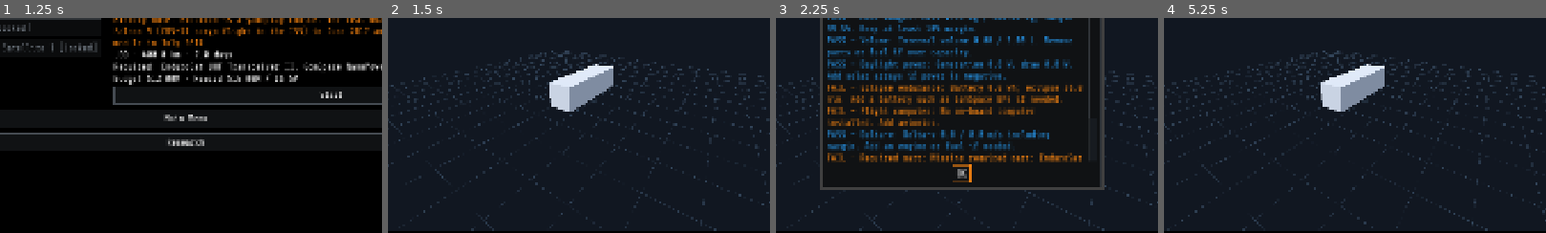
Above: before the commit, frames 1-4 (left to right).
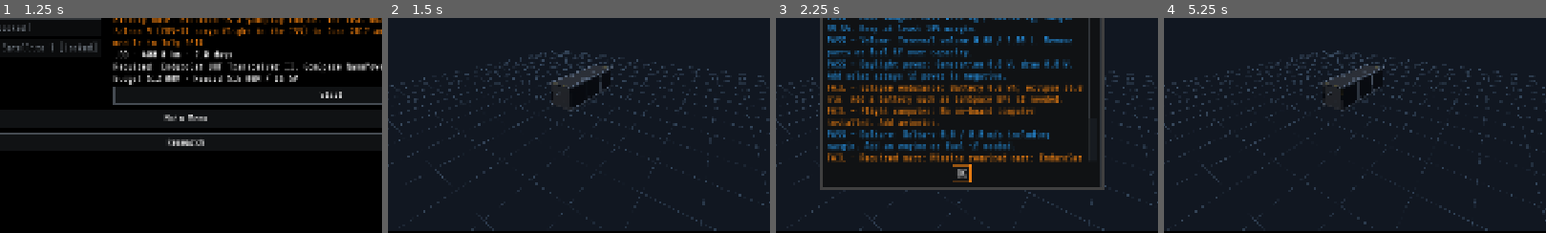
Above: after the commit, the same moments.

Repository: jahinhossain8573/spacebound
Game: Godot game, scene res://scenes/MainMenu.tscn
Two runs of this game, one before a commit and one after it. Both use one fixed random seed, a clock stepped at 60 frames per second and the inputs below.
Inputs:
- Up to frame 1 (1.25 s): click "NEW CAMPAIGN" at 0.5 s
- Up to frame 2 (1.5 s): click "Start" at 1.25 s
- Up to frame 3 (2.25 s): click "Run Readiness Review" at 2 s
- Up to frame 4 (5.25 s): click "NewSpace Fine Sun Sensor 0.08…" at 2.75 s; click "NewSpace Fine Sun Sensor 0.08…" at 3.5 s; click "OK" at 4.25 s; click "POWER [show/hide]" at 5 s
The pictures show only the part of the screen within x 26-76%, y 24-74%; the shares and areas given below are measured in that part.

Frame 1 is identical in both runs. In frame 2, 2.5% of the frame differs, in the area x 42-59%, y 21-44%; in frame 3, less than 0.1%; in frame 4, 2.5%.

Commit message:
Load models in the Workshop and launch scene
The Workshop shows the bus model and places part models at its attachment points through SpacecraftAssembly, falling back to primitives per part. The launch scene uses the launcher model for staging, fairing separation and exhaust flames, carries the player's spacecraft on payload_mount and deploys it at orbit insertion. Cameras follow the remaining stack after staging, and 3D scenes use a sky for reflections.

Co-authored-by: Cursor <cursoragent@cursor.com>

Diff:
--- a/scripts/FlightView.gd
+++ b/scripts/FlightView.gd
@@ -375,7 +375,7 @@
 		_camera.far = 100000000.0 if _map_view else 2000000.0
 	var target := _marker.position if _camera_mode == "Spacecraft" else Vector3.ZERO
 	if is_instance_valid(_shared_rocket):
-		target = _shared_rocket.position + Vector3(0, shared_launch.rocket_height * 0.5, 0) if _camera_mode == "Spacecraft" else _shared_center
+		target = shared_launch.focus_point() if _camera_mode == "Spacecraft" else _shared_center
 	_camera.position = target + Vector3(sin(_yaw)*cos(_pitch),sin(_pitch),cos(_yaw)*cos(_pitch)) * _distance
 	_camera.look_at(target, Vector3.UP)
 
@@ -389,7 +389,7 @@
 		if event.pressed: _view.grab_focus()
 		if event.button_index == MOUSE_BUTTON_RIGHT: _dragging = event.pressed
 		elif event.pressed and event.button_index in [MOUSE_BUTTON_WHEEL_UP, MOUSE_BUTTON_WHEEL_DOWN]:
-			_distance = clampf(_distance * (0.9 if event.button_index == MOUSE_BUTTON_WHEEL_UP else 1.1), 5.0 if shared_launch != null else 0.06, 100000000.0 if shared_launch != null else 5000.0)
+			_distance = clampf(_distance * (0.9 if event.button_index == MOUSE_BUTTON_WHEEL_UP else 1.1), 1.5 if shared_launch != null else 0.06, 100000000.0 if shared_launch != null else 5000.0)
 	elif event is InputEventMouseMotion and _dragging:
 		_yaw -= event.relative.x * 0.01
 		_pitch = clampf(_pitch + event.relative.y * 0.01, -1.4, 1.4)
--- a/scripts/Launch.gd
+++ b/scripts/Launch.gd
@@ -2,6 +2,8 @@
 
 const ASCENT_SECONDS := 15.0
 const MISSION_OBJECTIVES = preload("res://scripts/MissionObjectives.gd")
+const MODEL_LIBRARY = preload("res://scripts/ModelLibrary.gd")
+const SPACECRAFT = preload("res://scripts/SpacecraftAssembly.gd")
 var rng := RandomNumberGenerator.new()
 var countdown := 10.0
 var elapsed := 0.0
@@ -14,11 +16,16 @@
 var can_skip := false
 var reliability := 0.0
 var rocket_height := 18.0
+## Height above the rocket's base that the camera looks at; it rises to the upper stack at staging.
+var focus_height := 9.0
+var _upper_focus := 13.5
 var _root3d: Node3D
 var _rocket: Node3D
 var _stage: Node3D
 var _fairing_left: Node3D
 var _fairing_right: Node3D
+var _upper_flame: MeshInstance3D
+var _payload: Node3D
 var _camera: Camera3D
 var _flash: MeshInstance3D
 var _status: Label
@@ -62,6 +69,8 @@
 		return
 	can_skip = GameManager.has_launched_once
 	rocket_height = {"launcher_electron":18.0, "launcher_vega_c":35.0, "launcher_falcon_9":70.0}.get(build.launcher.id, 18.0)
+	focus_height = rocket_height * 0.5
+	_upper_focus = rocket_height * 0.75
 	rng.randomize()
 	_create_world()
 
@@ -149,6 +158,7 @@
 	env.environment.ambient_light_source = Environment.AMBIENT_SOURCE_COLOR
 	env.environment.ambient_light_color = Color("8192a8")
 	env.environment.ambient_light_energy = 0.7
+	MODEL_LIBRARY.use_sky_reflections(env.environment)
 	_root3d.add_child(env)
 	var light := DirectionalLight3D.new()
 	light.rotation_degrees = Vector3(-45,-25,0)
@@ -166,10 +176,67 @@
 	_station = Node3D.new()
 	_station.name = "LaunchStation"
 	_root3d.add_child(_station)
-	_box(_station, Vector3(35, 1, 35), Vector3(0,-1,0), Color("454f5b"))
+	_box(_station, Vector3(35, 1, 35), Vector3(0,-0.5,0), Color("454f5b"))
 	_box(_station, Vector3(2, rocket_height*0.85, 2), Vector3(-rocket_height*0.16,rocket_height*0.425,0), Color("596675"))
 	_rocket = Node3D.new()
 	_root3d.add_child(_rocket)
+	var build: Dictionary = GameManager.current_build
+	var model := MODEL_LIBRARY.instantiate("launchers", build.launcher.id)
+	if model:
+		_assemble_model_rocket(model, build)
+	else:
+		_assemble_primitive_rocket()
+	_flash = MeshInstance3D.new()
+	var flash_mesh := SphereMesh.new()
+	flash_mesh.radius = rocket_height * 0.045
+	flash_mesh.height = rocket_height * 0.09
+	_flash.mesh = flash_mesh
+	_flash.material_override = _material(Color("ffb300"), true)
+	_flash.visible = false
+	_root3d.add_child(_flash)
+	_camera = Camera3D.new()
+	_camera.current = true
+	_camera.near = 0.5
+	_camera.far = 2000000.0
+	_root3d.add_child(_camera)
+	_update_camera()
+
+## Separable sections come from the launcher model; the first stage and interstage fall away
+## together, and the player's spacecraft rides on payload_mount.
+func _assemble_model_rocket(model: Node3D, build: Dictionary) -> void:
+	_rocket.add_child(model)
+	_stage = Node3D.new()
+	_rocket.add_child(_stage)
+	for section in ["stage_1", "interstage"]:
+		var node := model.get_node_or_null(section)
+		if node:
+			node.reparent(_stage)
+	_fairing_left = model.get_node("fairing_left")
+	_fairing_right = model.get_node("fairing_right")
+	var upper_stage := model.get_node_or_null("stage_2") as Node3D
+	if upper_stage:
+		_upper_focus = (upper_stage.position.y + rocket_height) / 2.0
+	_add_flame(_stage, _stage.find_child("exhaust_stage_1", true, false) as Node3D).name = "Flame"
+	var upper := model.find_child("exhaust_stage_2", true, false) as Node3D
+	if upper:
+		_upper_flame = _add_flame(upper.get_parent() as Node3D, upper, 0.35)
+	var mount := model.find_child("payload_mount", true, false) as Node3D
+	_payload = SPACECRAFT.build(build.bus, build.installed_components)
+	if mount and _payload:
+		_payload.name = "Payload"
+		mount.add_child(_payload)
+		_payload.transform = Transform3D(Basis(Vector3.RIGHT, -PI / 2.0), Vector3(0, SPACECRAFT.dimensions_of(build.bus).z / 2.0, 0))
+
+func _add_flame(parent: Node3D, exhaust: Node3D, size := 1.0) -> MeshInstance3D:
+	var height := rocket_height * 0.12 * size
+	var flame := _cylinder(parent, rocket_height * 0.027 * size, height, 0.0, Color("ffb300"), true)
+	flame.position = parent.to_local(exhaust.global_position) + Vector3(0, -height / 2.0, 0)
+	flame.rotation.z = PI
+	flame.material_override = _material(Color("ffb300"), true)
+	flame.visible = false
+	return flame
+
+func _assemble_primitive_rocket() -> void:
 	var radius := rocket_height * 0.045
 	_stage = Node3D.new()
 	_rocket.add_child(_stage)
@@ -192,20 +259,6 @@
 	flame.material_override = _material(Color("ffb300"), true)
 	flame.name = "Flame"
 	flame.visible = false
-	_flash = MeshInstance3D.new()
-	var flash_mesh := SphereMesh.new()
-	flash_mesh.radius = radius
-	flash_mesh.height = radius*2
-	_flash.mesh = flash_mesh
-	_flash.material_override = _material(Color("ffb300"), true)
-	_flash.visible = false
-	_root3d.add_child(_flash)
-	_camera = Camera3D.new()
-	_camera.current = true
-	_camera.near = 0.5
-	_camera.far = 2000000.0
-	_root3d.add_child(_camera)
-	_update_camera()
 
 func calculate_reliability(base: float, nodes: Array) -> float:
 	var result := base
@@ -295,6 +348,8 @@
 		stage_separated = true
 		_stage.reparent(_root3d, true)
 		_stage.get_node("Flame").visible = false
+		if _upper_flame: _upper_flame.visible = true
+		create_tween().tween_property(self, "focus_height", _upper_focus, 2.0)
 		create_tween().tween_property(_stage,"position:y",_stage.position.y-rocket_height*2,4.0)
 		_log("Stage separation nominal.", 6.0)
 	if not fairing_separated and time >= 0.6*ASCENT_SECONDS:
@@ -344,6 +399,10 @@
 	initial.arg_periapsis_rad = INSERTION_ANGLE
 	GameManager.initial_orbit = initial
 	_station.visible = false
+	if _upper_flame: _upper_flame.visible = false
+	if _payload:
+		for player: AnimationPlayer in _payload.find_children("*", "AnimationPlayer", true, false):
+			if player.has_animation("deploy"): player.play("deploy")
 	_handoff_to_flight()
 
 func _handoff_to_flight() -> void:
@@ -362,8 +421,11 @@
 	var seconds := int(elapsed if at < 0 else at)
 	GameManager.last_result.flight_log.append("T+%02d:%02d %s" % [seconds / 60, seconds % 60, message])
 
+func focus_point() -> Vector3:
+	return _rocket.transform * Vector3(0, focus_height, 0)
+
 func _update_camera() -> void:
-	var target := _rocket.position + Vector3(0,rocket_height*0.5,0)
+	var target := focus_point()
 	_camera.position = target + Vector3(sin(_camera_yaw)*cos(_camera_pitch), sin(_camera_pitch), cos(_camera_yaw)*cos(_camera_pitch)) * rocket_height * _camera_distance
 	_camera.look_at(target,Vector3.UP)
 
--- a/scripts/ModelLibrary.gd
+++ b/scripts/ModelLibrary.gd
@@ -14,3 +14,15 @@
 		return null
 	var scene := load(path_for(category, id)) as PackedScene
 	return scene.instantiate() as Node3D if scene else null
+
+## Metallic materials look black with nothing to reflect; a sky lights reflections while the
+## background stays a flat colour.
+static func use_sky_reflections(environment: Environment) -> void:
+	var sky_material := ProceduralSkyMaterial.new()
+	sky_material.sky_top_color = Color("6f86a6")
+	sky_material.sky_horizon_color = Color("b8c4d4")
+	sky_material.ground_horizon_color = Color("6d7480")
+	sky_material.ground_bottom_color = Color("1b1f26")
+	environment.sky = Sky.new()
+	environment.sky.sky_material = sky_material
+	environment.reflected_light_source = Environment.REFLECTION_SOURCE_SKY
--- /dev/null
+++ b/scripts/SpacecraftAssembly.gd
@@ -0,0 +1,76 @@
+extends RefCounted
+
+## Places part models on a bus's attachment points. Comms go on top, instruments on the front,
+## engines and landing gear underneath, and solar wings at the hinges (SPA-9); each part takes the
+## first free mount in its list.
+
+const MODEL_LIBRARY = preload("res://scripts/ModelLibrary.gd")
+const MOUNTS := ["mount_top", "mount_bottom", "mount_front", "mount_back", "mount_left", "mount_right", "array_hinge_left", "array_hinge_right", "engine_mount"]
+const LONG_FACES := ["mount_left", "mount_right", "mount_top", "mount_bottom"]
+const END_PLATES := ["com_endurosat_uhf"]
+const P31U := "pwr_gomspace_p31u"
+const P31U_FIT := Vector2(0.017, 0.04)
+
+## The spacecraft built from models, in metres with the bus centred on the origin, or null when
+## the bus has no model yet.
+static func build(bus: Dictionary, parts: Array) -> Node3D:
+	var root := MODEL_LIBRARY.instantiate("buses", bus.id)
+	if root == null:
+		return null
+	var mounts := mounts_of(root)
+	var occupied := {}
+	for part: Dictionary in parts:
+		for instance in place_part(part, mounts, occupied, dimensions_of(bus)):
+			root.add_child(instance)
+	return root
+
+static func mounts_of(bus_root: Node3D) -> Dictionary:
+	var mounts := {}
+	for mount_name in MOUNTS:
+		var node := bus_root.get_node_or_null(mount_name) as Node3D
+		if node:
+			mounts[mount_name] = node
+	return mounts
+
+static func dimensions_of(bus: Dictionary) -> Vector3:
+	var dims: Array = bus.dimensionsMeters
+	return Vector3(dims[0], dims[1], dims[2])
+
+## Returns the part's model instances positioned in the mounts' parent space, and marks the mounts
+## they use in occupied. Returns an empty array when the part has no model or no mount is free.
+static func place_part(part: Dictionary, mounts: Dictionary, occupied: Dictionary, dimensions: Vector3) -> Array[Node3D]:
+	var placed: Array[Node3D] = []
+	if not MODEL_LIBRARY.has_model("parts", part.id):
+		return placed
+	var wanted := 2 if part.id == P31U or _is_wing(part) else 1
+	for mount_name in _preferred_mounts(part):
+		if placed.size() == wanted:
+			break
+		if occupied.has(mount_name) or not mounts.has(mount_name):
+			continue
+		var instance := MODEL_LIBRARY.instantiate("parts", part.id)
+		instance.transform = (mounts[mount_name] as Node3D).transform
+		if part.id == P31U:
+			var width := dimensions.x if mount_name in ["mount_top", "mount_bottom"] else dimensions.y
+			instance.transform = instance.transform.scaled_local(Vector3((width - P31U_FIT.x) / 0.083, 1.0, (dimensions.z - P31U_FIT.y) / 0.30))
+		occupied[mount_name] = true
+		placed.append(instance)
+	return placed
+
+static func _is_wing(part: Dictionary) -> bool:
+	return part.subsystem == "power" and part.powerGenWatts > 0 and part.isExternal
+
+static func _preferred_mounts(part: Dictionary) -> Array:
+	if part.id == P31U:
+		return LONG_FACES
+	if part.id in END_PLATES:
+		return ["mount_front", "mount_back"]
+	if part.get("thrustNewtons", 0.0) > 0.0:
+		return ["engine_mount"]
+	if _is_wing(part):
+		return ["array_hinge_left", "array_hinge_right"]
+	match part.subsystem:
+		"comms": return ["mount_top", "mount_front", "mount_back"]
+		"instrument": return ["mount_front", "mount_back", "mount_bottom"]
+		"landing": return ["mount_bottom"]
+	return ["mount_top", "mount_front", "mount_back", "mount_bottom"]
--- a/scripts/Workshop.gd
+++ b/scripts/Workshop.gd
@@ -27,6 +27,9 @@
 var _dragging := false
 var _dimensions := Vector3.ONE
 var _stats_helper = preload("res://scripts/BuildStats.gd").new()
+const MODEL_LIBRARY = preload("res://scripts/ModelLibrary.gd")
+const SPACECRAFT = preload("res://scripts/SpacecraftAssembly.gd")
+var _mounts: Dictionary = {}
 var _telemetry: VBoxContainer
 var _launch: Button
 var _notice: Label
@@ -203,6 +206,7 @@
 	environment.ambient_light_source = Environment.AMBIENT_SOURCE_COLOR
 	environment.ambient_light_color = Color("b4c2d9")
 	environment.ambient_light_energy = 0.7
+	MODEL_LIBRARY.use_sky_reflections(environment)
 	env.environment = environment
 	world.add_child(env)
 	var light := DirectionalLight3D.new()
@@ -228,13 +232,21 @@
 	_craft = Node3D.new()
 	_craft.scale = Vector3.ONE * (2.0 / maxf(_dimensions.x, maxf(_dimensions.y, _dimensions.z)))
 	world.add_child(_craft)
+	_attachments = Node3D.new()
+	_attachments.name = "Attachments"
+	var model := MODEL_LIBRARY.instantiate("buses", bus.id)
+	if model:
+		model.name = "Bus"
+		_craft.add_child(model)
+		_craft.add_child(_attachments)
+		_mounts = SPACECRAFT.mounts_of(model)
+		_reset_camera()
+		return
 	var box := CSGBox3D.new()
 	box.name = "Bus"
 	box.size = _dimensions
 	box.material = _material(Color("d5d9de"))
 	_craft.add_child(box)
-	_attachments = Node3D.new()
-	_attachments.name = "Attachments"
 	_craft.add_child(_attachments)
 	for marker in {"mount_top": Vector3(0, _dimensions.y/2, 0), "mount_bottom": Vector3(0, -_dimensions.y/2, 0), "mount_fr …(334 unchanged characters)…
 		var point := Marker3D.new()
@@ -251,6 +263,7 @@
 		elif marker in ["mount_right", "array_hinge_right"]:
 			point.rotation.z = -PI / 2.0
 		_craft.add_child(point)
+		_mounts[marker] = point
 	_reset_camera()
 
 func _material(color: Color) -> StandardMaterial3D:
@@ -403,6 +416,7 @@
 		child.queue_free()
 	_visuals.clear()
 	var wing := 0
+	var occupied := {}
 	for i in installed_components.size():
 		var part := installed_components[i]
 		var visual := Node3D.new()
@@ -410,6 +424,11 @@
 		_attachments.add_child(visual)
 		_visuals.append(visual)
 		var d := _dimensions
+		var models := SPACECRAFT.place_part(part, _mounts, occupied, d)
+		for instance in models:
+			visual.add_child(instance)
+		if not models.is_empty():
+			continue
 		if part.id == "pwr_gomspace_p31u":
 			_box(visual, Vector3(d.x*0.85,d.y*0.85,d.z*0.03), Vector3(0,0,-d.z*0.52), Color("173f79"))
 			_box(visual, Vector3(d.x*0.85,d.y*0.85,d.z*0.03), Vector3(0,0,d.z*0.52), Color("173f79"))
--- a/tests/test_launch.gd
+++ b/tests/test_launch.gd
@@ -17,6 +17,8 @@
 	var launch = scene.instantiate()
 	root.add_child(launch)
 	launch.set_process(false)
+	check(launch._payload != null and launch._payload.get_parent().name == "payload_mount", "spacecraft rides on the Electron payload mount")
+	check(launch._stage.get_node_or_null("stage_1") != null and launch._stage.get_node_or_null("interstage") != null and launch._fairing_left.name == "fairing_left", "model sections drive staging")
 	check(is_equal_approx(launch.calculate_reliability(0.95,["L7","L8","L9"]),0.99), "reliability capped")
 	check(is_equal_approx(launch.calculate_reliability(0.88,["L7","L9"]),0.92), "owned reliability nodes")
 	manager.debug_disable_reliability = true
@@ -32,13 +34,15 @@
 	check(not launch._station.visible, "station disappears during ascent")
 	launch.advance_ascent(6.0)
 	check(launch.finished and manager.last_result.launched and manager.last_result.objectives[0].done and manager.initial_orbit.semi_major_axis_km == 6771.0 and manager.flight_elapsed_s == 15.0, "successful LEO handoff")
+	var antenna := launch._payload.find_child("AnimationPlayer", true, false) as AnimationPlayer
+	check(antenna.is_playing() and antenna.current_animation == "deploy", "antenna deploys at orbit insertion")
 	var shared = launch._flight
 	var rocket = launch._rocket
 	var camera = launch._camera
 	var position: Vector3 = rocket.position
 	var expected := Vector3(6771000.0 * sin(0.02), 6771000.0 * cos(0.02) - 6371000.0, 0)
 	check(position.distance_to(expected) < 2.0, "insertion matches ascent endpoint")
-	var target: Vector3 = position + Vector3(0, launch.rocket_height * 0.5, 0)
+	var target: Vector3 = launch.focus_point()
 	var camera_offset: Vector3 = Vector3(sin(launch._camera_yaw)*cos(launch._camera_pitch),sin(launch._camera_pitch),cos(launch._camera_yaw)*cos(launch._camera_pitch)) * launch.rocket_height * launch._camera_distance
 	check(camera.position.distance_to(target + camera_offset) < 2.0, "camera retains ascent framing")
 	check(shared != null and shared._view == launch._launch_view and shared._camera == camera and shared._shared_rocket == rocket, "orbit reuses launch world, spacecraft and camera")
--- a/tests/test_workshop.gd
+++ b/tests/test_workshop.gd
@@ -29,6 +29,9 @@
 	check(workshop.add_part("pwr_gomspace_p31u"), "duplicate panel")
 	check(workshop.add_part("com_endurosat_uhf") and workshop.add_part("av_gomspace_a3200") and workshop.add_part("pwr_gomspace_bp4"), "add mission 1 parts")
 	check(workshop.installed_components.size() == 5 and changes == 5, "add signals")
+	check(not workshop._craft.get_node("Bus") is CSGBox3D and workshop._visuals[0].get_child_count() == 2 and workshop._visuals[1].get_child_count() == 2, "bus and P31u models fill the four long faces")
+	check(workshop._visuals[2].get_child(0).transform.origin.is_equal_approx(workshop._mounts.mount_front.transform.origin), "UHF model on the front end")
+	check(workshop._visuals[3].get_child_count() == 0, "internal parts have no visual")
 	workshop.remove_part(0)
 	check(workshop.installed_components.size() == 4 and workshop.installed_components[0].id == "pwr_gomspace_p31u" and changes == 6, "remove duplicate occurrence")
 	check(workshop.add_part("prop_vacco_mips"), "add engine")
Not shown, added: scripts/SpacecraftAssembly.gd.uid
